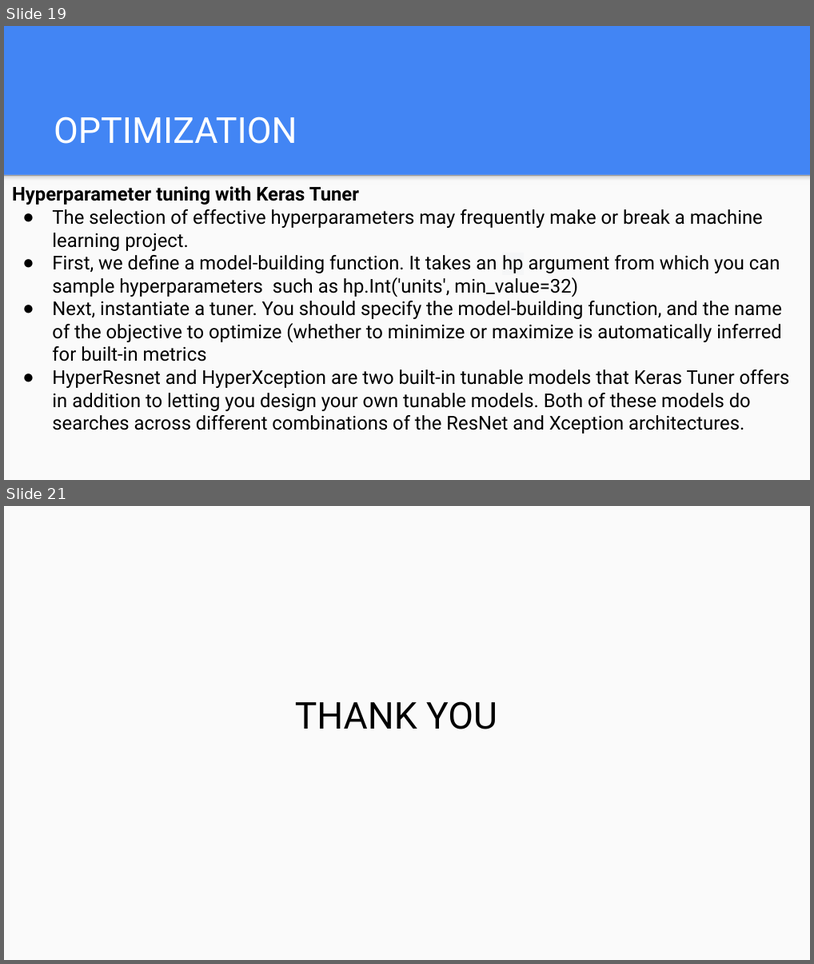
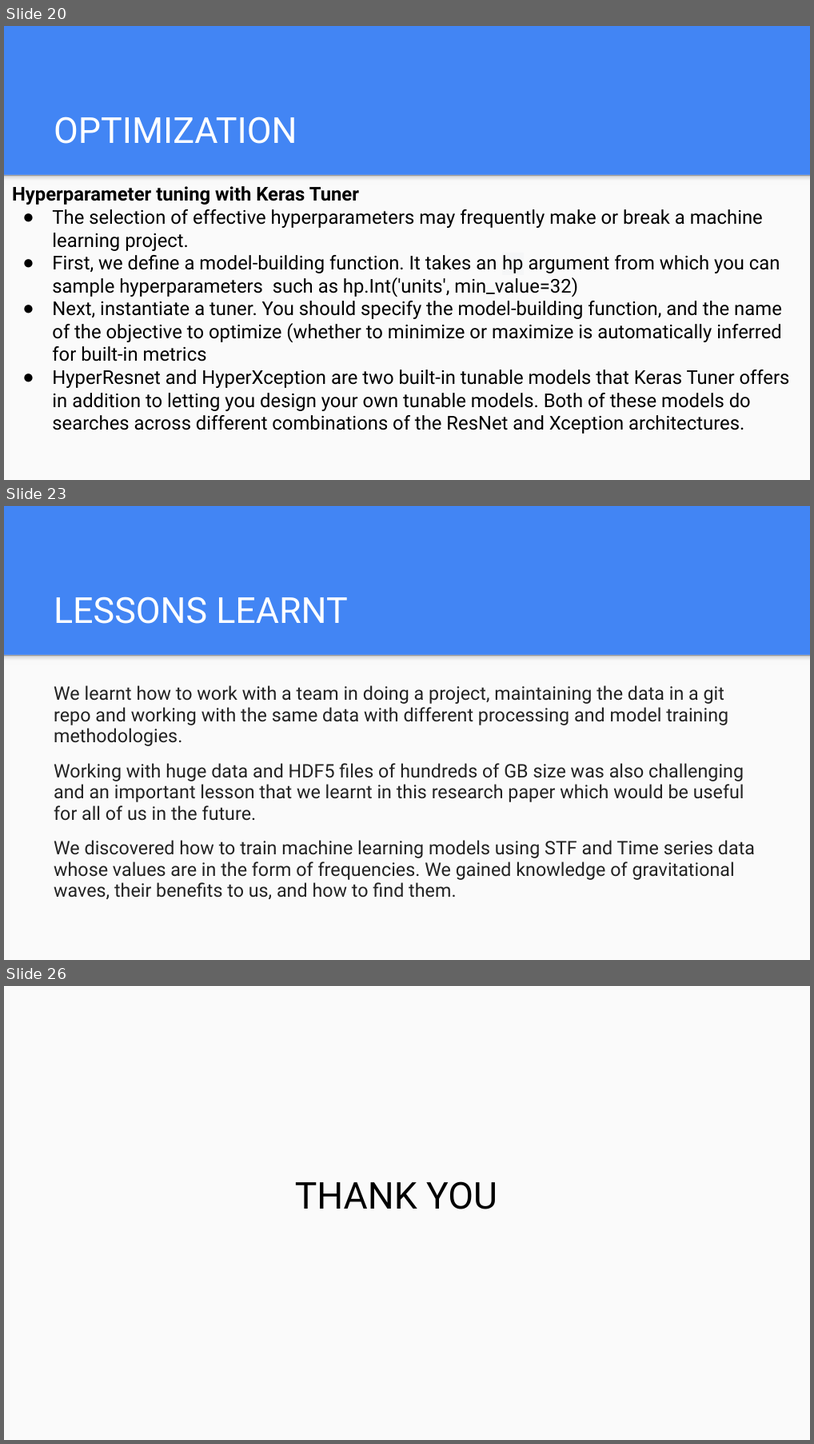
Before and after one commit to pruthvirajkottigari/transformers, a slide deck: CMPE-257 Transformer ML Project Presentation.pptx. Shown one above the other, each under a label of ours: slides 19 and 21 before the commit, slides 20, 23 and 26 after it; the slides between them are not shown. The pictures are 814x964 and 814x1444 pixels, drawn with LibreOffice and Linux fonts; fonts in the diff are those of the drawing. Boxes give left, top, right and bottom in pixels: in the first picture for what was removed or moved away, otherwise in the second. Text is boxed around its words. In the diff, an @@ line names an element or a change of style, - is before the commit and + after.

Commit message:
Updated project presentation

```diff
--- a/CMPE-257 Transformer ML Project Presentation.pptx
+++ b/CMPE-257 Transformer ML Project Presentation.pptx
@@ slide 23 added at (4, 506, 810, 960), background #4285F4; not listed: 2 template elements that a slide beside it also shows @@
@@ title added at (54, 596, 348, 624), 32 pt, text #FFFFFF @@
+LESSONS LEARNT
@@ text added at (54, 685, 755, 899), 16.6 pt, text #222222 @@
+We learnt how to work with a team in doing a project, maintaining the data in a git repo and working with the same data with different processing and model training methodologies.
+Working with huge data and HDF5 files of hundreds of GB size was also challenging and an important lesson that we learnt in this research paper which would be useful for all of us in the future.
+We discovered how to train machine learning models using STF and Time series data whose values are in the form of frequencies. We gained knowledge of gravitational waves, their benefits to us, and how to find them.
@@ what was slide 19 is now slide 20 @@
@@ what was slide 21 is now slide 26 @@
```
Also in this commit, not shown: 3 slides changed, 4 other slides added.
